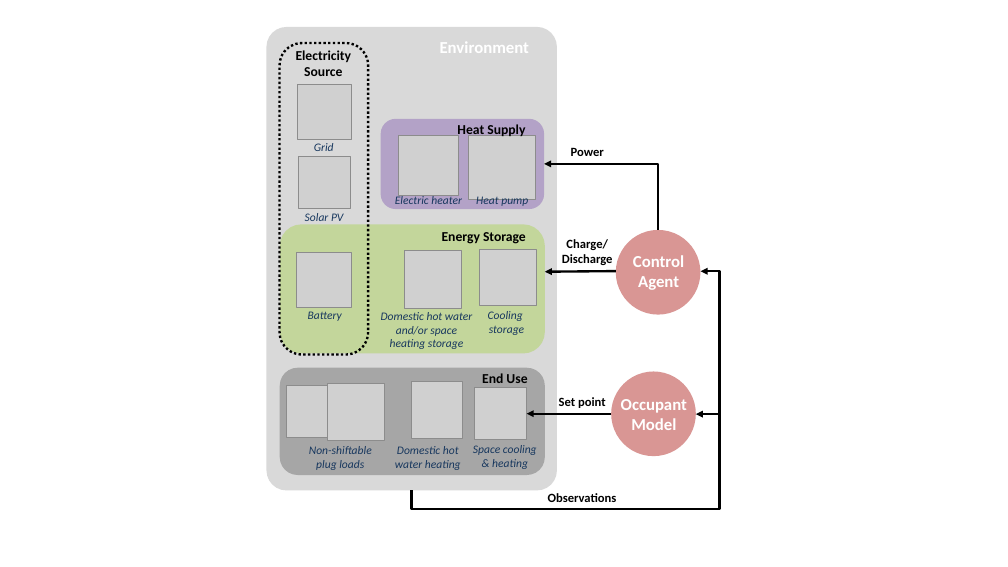
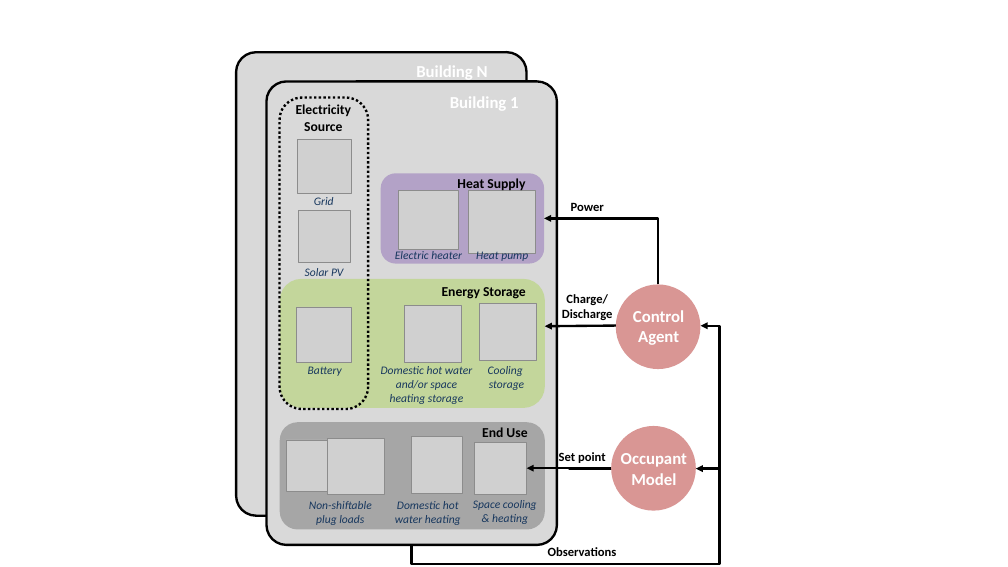
Before and after one commit to intelligent-environments-lab/CityLearn, a slide deck: slide 1 of assets/images/citylearn_systems.pptx (slide 2 before the commit). Drawn at 1008x567 pixels with LibreOffice and Linux fonts; fonts in the diff are those of the drawing; grey boxes stand for pictures. Boxes give left, top, right and bottom in pixels: in the first picture for what was removed or moved away, otherwise in the second. Text is boxed around its words. In the diff, an @@ line names an element or a change of style, - is before the commit and + after.

Commit message:
updated

```diff
--- a/assets/images/citylearn_systems.pptx
+++ b/assets/images/citylearn_systems.pptx
@@ rounded rectangle added at [236, 52, 526, 516], fill #D9D9D9, outline #000000 2.25 pt @@
@@ 20 texts, 11 pictures, 5 rounded rectangles, 3 elbow arrows, 2 ellipses, 2 arrows: place and size @@
-20 texts, 11 pictures, 5 rounded rectangles, 3 elbow arrows, 2 ellipses, 2 arrows at [266, 27, 720, 510]
+20 texts, 11 pictures, 5 rounded rectangles, 3 elbow arrows, 2 ellipses, 2 arrows at [266, 82, 720, 564]
@@ rounded rectangle at [266, 82, 557, 545]: outline none to #000000 2.25 pt @@
@@ text added at [416, 80, 488, 82], 16 pt, text #FFFFFF, bold @@
+Building N
@@ text at [450, 92, 518, 112]: text changed @@
-Environment
+Building 1
```
Also in this commit, not shown: 2 slides added, 3 slides removed.
